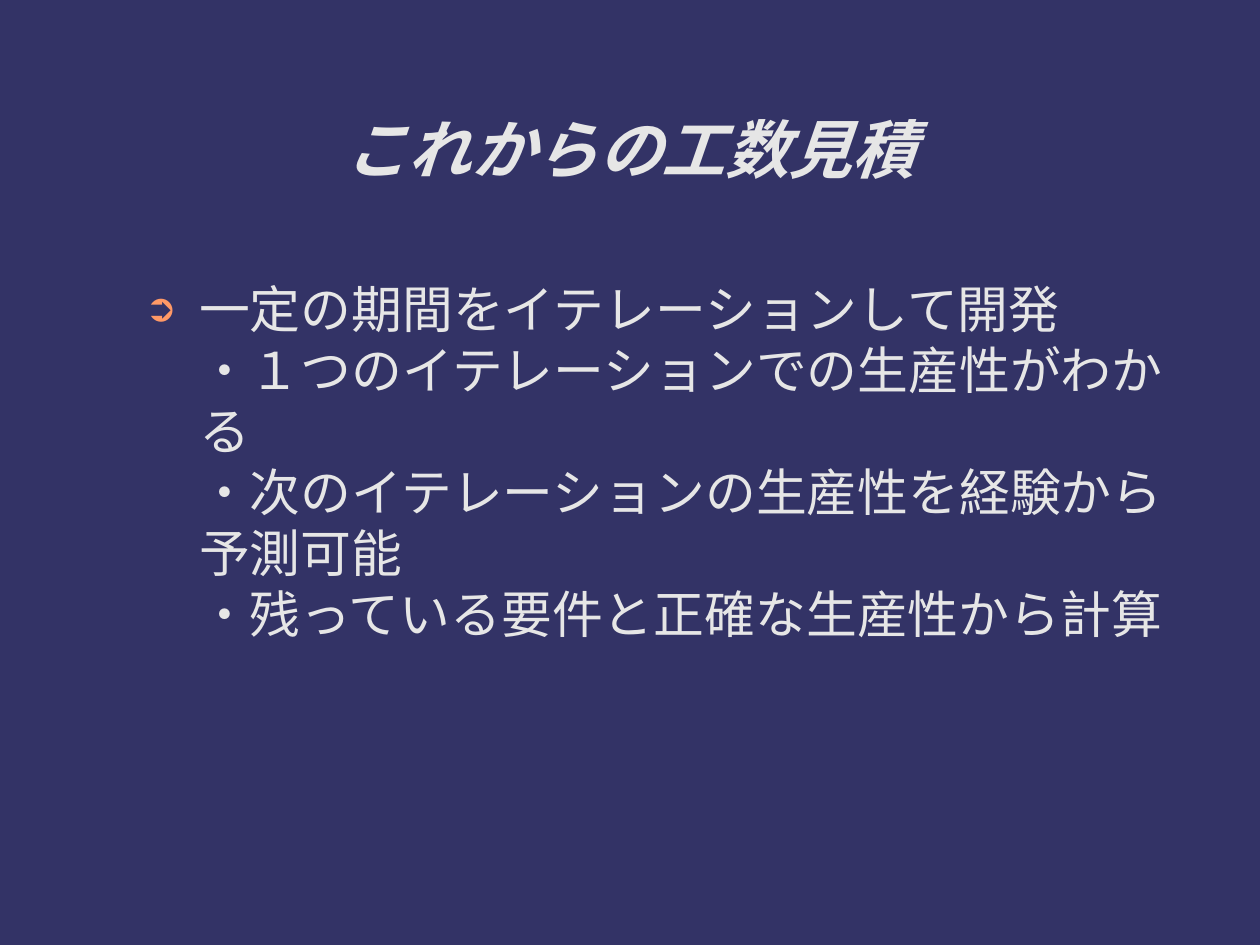
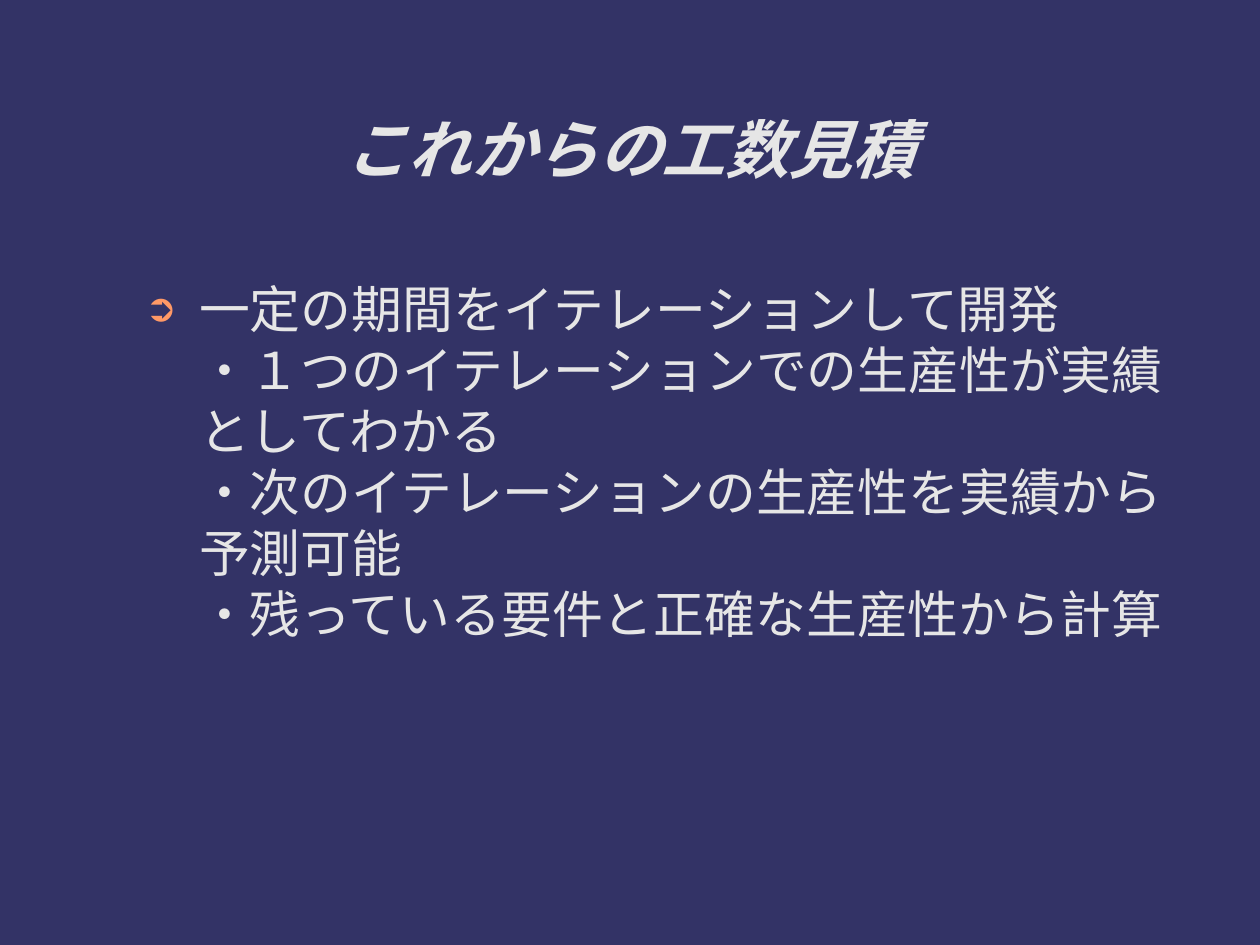
Before and after one commit to ichylinux/daddy, a slide deck: slide 18 of doc/concept.odp. Drawn at 1260x945 pixels with LibreOffice and Linux fonts; fonts in the diff are those of the drawing. Boxes give left, top, right and bottom in pixels: in the first picture for what was removed or moved away, otherwise in the second. Text is boxed around its words. In the diff, an @@ line names an element or a change of style, - is before the commit and + after.

```diff
--- a/doc/concept.odp
+++ b/doc/concept.odp
@@ text at (199,285,1163,637): text changed @@
-➲ 一定の期間をイテレーションして開発
-  ・１つのイテレーションでの生産性がわかる
-  ・次のイテレーションの生産性を経験から予測可能
-  ・残っている要件と正確な生産性から計算
+➲ 一定の期間をイテレーションして開発
+  ・１つのイテレーションでの生産性が実績としてわかる
+  ・次のイテレーションの生産性を実績から予測可能
+  ・残っている要件と正確な生産性から計算
```
Also in this commit, not shown: 7 other slides changed.
